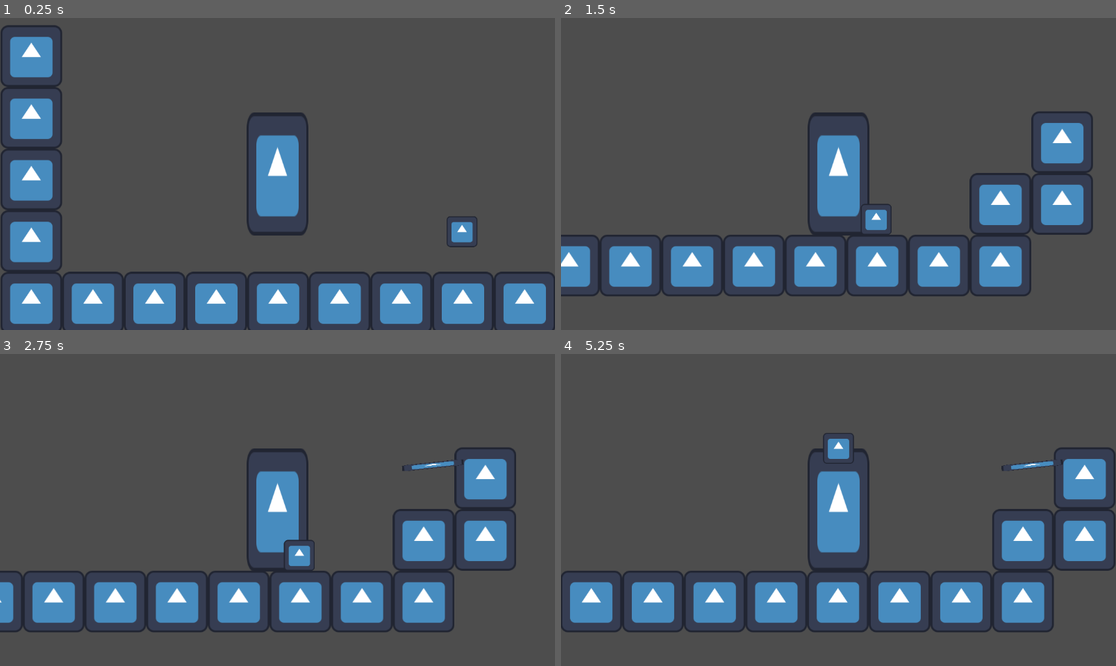
Above: before the commit, frames 1-4 (two rows, left to right).
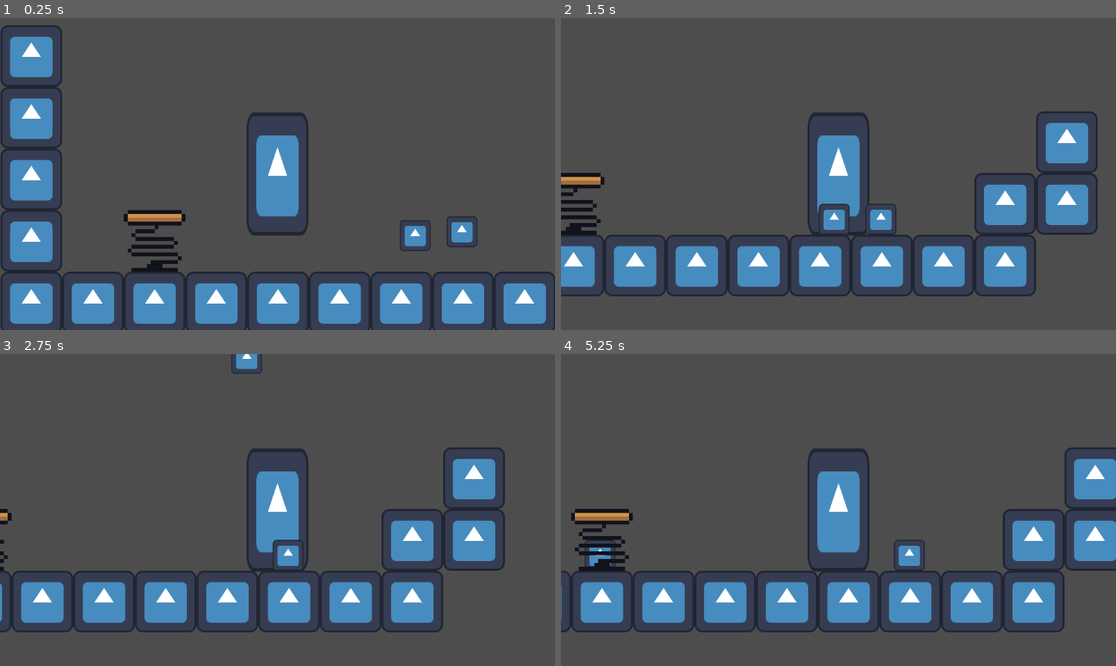
Above: after the commit, the same moments.

Repository: franmatijevic/GreekPlatformer
Game: Godot game, scene res://src/levels/generic_level.tscn
Two runs of this game, one before a commit and one after it. Both use one fixed random seed, a clock stepped at 60 frames per second and the inputs below. The engine's default icon, where the game draws it, is replaced by a stand-in: a white triangle on a blue panel in a dark square.
Inputs:
- Up to frame 1 (0.25 s): no input
- Up to frame 2 (1.5 s): hold D (right) from 0.53 s (still down); tap Q (drop_item) at 0.6 s; tap W (up) at 0.77, 1.07 s; tap E (pick_up_item) at 0.8, 1.35 s
- Up to frame 3 (2.75 s): tap W (up) at 1.52, 1.82 s; tap F (shoot) at 1.55, 2.1 s; release D (right) at 2.03 s; hold A (left) from 2.03 s (still down); tap Space (throw_item) at 2.3 s
- Up to frame 4 (5.25 s): release A (left) at 2.78 s; hold D (right) 2.78-4.28 s; tap Space (throw_item) at 2.85 s; tap W (up) at 3.02, 3.05, 3.32, 3.6, 3.77, 4.07, 4.52, 4.82 s; tap Q (drop_item) at 3.8, 4.35 s; hold A (left) 4.28-5.03 s; tap E (pick_up_item) at 4.55, 5.1 s; hold D (right) from 5.03 s (still down)

The runs differ from the first frame. In frame 1, 1.6% of the frame differs, in the area x 2-97%, y 10-92%; in frame 2, 7.6%; in frame 3, 9.8%; in frame 4, 11%, in the area x 0-100%, y 25-90%.

Commit message:
Added Spring
-throw, pick, drop prebacen u player skriptu
-jednostavan spring(za sada radi samo za playera, throwable ignorira)

Diff:
--- a/greekplatformer/project.godot
+++ b/greekplatformer/project.godot
@@ -62,3 +62,8 @@
 
 2d_physics/layer_1="player"
 2d_physics/layer_2="ground"
+2d_physics/layer_3="pickupable"
+
+[rendering]
+
+textures/canvas_textures/default_texture_filter=0
--- /dev/null
+++ b/greekplatformer/src/environment/spring.gd
@@ -0,0 +1,22 @@
+extends Area2D
+
+const max_force:float=800
+
+const charge:float=0.1
+
+var ticking:bool=false
+
+func _on_body_entered(body: Node2D) -> void:
+	if(ticking):
+		return
+	ticking=true
+
+	if(body.name=="Player"):
+		if(body.velocity.y>=0):
+			$Timer.start(charge)
+
+
+func _on_timer_timeout() -> void:
+	ticking=false
+	for i in get_overlapping_bodies():
+		i.velocity.y = -max_force
--- /dev/null
+++ b/greekplatformer/src/environment/spring.tscn
@@ -0,0 +1,26 @@
+[gd_scene load_steps=4 format=3 uid="uid://bahucl7180h7i"]
+
+[ext_resource type="Script" path="res://src/environment/spring.gd" id="1_gr1pd"]
+[ext_resource type="Texture2D" uid="uid://bhip6pjthrnj1" path="res://res/tempSpring.png" id="1_ud24a"]
+
+[sub_resource type="RectangleShape2D" id="RectangleShape2D_1epjg"]
+size = Vector2(125, 120)
+
+[node name="Spring" type="Area2D"]
+collision_layer = 0
+script = ExtResource("1_gr1pd")
+
+[node name="TempSpring" type="Sprite2D" parent="."]
+scale = Vector2(8, 8)
+texture = ExtResource("1_ud24a")
+
+[node name="CollisionShape2D" type="CollisionShape2D" parent="."]
+position = Vector2(0, 4)
+shape = SubResource("RectangleShape2D_1epjg")
+
+[node name="Timer" type="Timer" parent="."]
+process_mode = 1
+one_shot = true
+
+[connection signal="body_entered" from="." to="." method="_on_body_entered"]
+[connection signal="timeout" from="Timer" to="." method="_on_timer_timeout"]
--- a/greekplatformer/src/items/itemScripts/throwable.gd
+++ b/greekplatformer/src/items/itemScripts/throwable.gd
@@ -1,28 +1,41 @@
 extends RigidBody2D
+
+class_name Throwable
 
 var pickedUp:bool = false
 var throwForce:Vector2
-@onready var player = get_node("../Player")
+
+@export var picking_up_time:float=0.2
+@export var playerCanJump:bool=false
+
+var player = null#get_node("../Player")
 
 func _physics_process(_delta):
 	if pickedUp:
 		self.position = player.get_node("Marker2D").global_position
 
+func be_picked_up(charact:Character):
+	pickedUp = true
+	player = charact
 
-func _input(_event):
-	if Input.is_action_just_pressed("pick_up_item"):
-		var bodies = $Area2D.get_overlapping_bodies()
-		for body in bodies:
-			if body.name == "Player" and player.canPickUp == true:
-				pickedUp = true
-				player.canPickUp = false
+func be_thrown(force:Vector2):
+	pickedUp = false
+	linear_velocity = force
 
-	if Input.is_action_just_pressed("drop_item") and pickedUp == true:
-		linear_velocity = Vector2(0, -10)
-		pickedUp = false
-		player.canPickUp = true
-
-	if Input.is_action_just_pressed("throw_item") and pickedUp == true:
-		pickedUp = false
-		player.canPickUp = true
-		linear_velocity = throwForce
+#func _input(_event):
+	#if Input.is_action_just_pressed("pick_up_item") and 1==0:
+		#var bodies = $Area2D.get_overlapping_bodies()
+		#for body in bodies:
+			#if body.name == "Player" and player.canPickUp == true:
+				#pickedUp = true
+				#player.canPickUp = false
+#
+	#if Input.is_action_just_pressed("drop_item") and pickedUp == true and 1==0:
+		#linear_velocity = Vector2(0, -10)
+		#pickedUp = false
+		#player.canPickUp = true
+	#
+	#if Input.is_action_just_pressed("throw_item") and pickedUp == true and 1 == 0:
+		#pickedUp = false
+		#player.canPickUp = true
+		#linear_velocity = throwForce
--- a/greekplatformer/src/items/rock.tscn
+++ b/greekplatformer/src/items/rock.tscn
@@ -10,10 +10,11 @@
 size = Vector2(82, 76)
 
 [node name="RigidBody2D" type="RigidBody2D"]
-collision_layer = 3
-collision_mask = 0
+collision_layer = 4
+collision_mask = 2
 lock_rotation = true
 script = ExtResource("1_nq7h8")
+playerCanJump = true
 
 [node name="Sprite2D" type="Sprite2D" parent="."]
 scale = Vector2(0.5, 0.5)
@@ -26,6 +27,9 @@
 one_way_collision_margin = 0.0
 
 [node name="Area2D" type="Area2D" parent="."]
+collision_layer = 0
+monitoring = false
+monitorable = false
 
 [node name="CollisionShape2D" type="CollisionShape2D" parent="Area2D"]
 shape = SubResource("RectangleShape2D_af1kj")
--- a/greekplatformer/src/levels/generic_level.tscn
+++ b/greekplatformer/src/levels/generic_level.tscn
@@ -1,8 +1,9 @@
-[gd_scene load_steps=6 format=4 uid="uid://dj8amtyq3pmuk"]
+[gd_scene load_steps=7 format=4 uid="uid://dj8amtyq3pmuk"]
 
 [ext_resource type="Texture2D" uid="uid://dfe6s34tiobkl" path="res://icon.svg" id="1_w8uqh"]
 [ext_resource type="PackedScene" uid="uid://dpk0rlxpn4h88" path="res://src/player/player.tscn" id="2_u6sfn"]
 [ext_resource type="PackedScene" uid="uid://bajynjcw0ua61" path="res://src/items/rock.tscn" id="3_a875u"]
+[ext_resource type="PackedScene" uid="uid://bahucl7180h7i" path="res://src/environment/spring.tscn" id="4_g2mjx"]
 
 [sub_resource type="TileSetAtlasSource" id="TileSetAtlasSource_361e8"]
 texture = ExtResource("1_w8uqh")
@@ -28,7 +29,10 @@
 [node name="Rock" parent="." instance=ExtResource("3_a875u")]
 position = Vector2(62, -112)
 disable_mode = 2
-collision_layer = 1
-collision_mask = 2
 mass = 100.0
-lock_rotation = false
+
+[node name="RigidBody2D" parent="." instance=ExtResource("3_a875u")]
+position = Vector2(-35, -104)
+
+[node name="Spring" parent="." instance=ExtResource("4_g2mjx")]
+position = Vector2(-576, -64)
--- a/greekplatformer/src/player/player.gd
+++ b/greekplatformer/src/player/player.gd
@@ -4,6 +4,8 @@
 
 const jumpBufferTime:float=0.105
 const coyoteBufferTime:float=0.105
+
+const throw_force:Vector2 = Vector2(500, -700)
 
 var states:Dictionary={ }
 
@@ -15,6 +17,9 @@
 
 var facing_direction:bool=true #true desno, false lijevo
 
+var holding_object:Throwable=null
+
+
 func _ready():
 	for i in get_node("States").get_children():
 		states[i.name.to_lower()] = i
@@ -25,10 +30,8 @@
 	if(direction):
 		if(direction==-1):
 			facing_direction=false
-			get_node("../Rock").throwForce = Vector2(-500, -700)
 		elif(direction==1):
 			facing_direction=true
-			get_node("../Rock").throwForce = Vector2(500, -700)
 
 
 	if(coyoteBuffer>0):
@@ -47,7 +50,40 @@
 	if(current_state):
 		current_state.update_process(delta)
 
+func pick_up():
+	if(holding_object!=null):
+		return
+
+	var bodies = get_node("DetectPickup").get_overlapping_bodies()
+
+	if(bodies.size()==0):
+		return
+	var closest_object = bodies[0]
+
+	for i in bodies:
+		if(global_position.distance_to(closest_object.global_position)>global_position.distance_to(i.global_position)):
+			closest_object = i
+
+	holding_object = closest_object
+
+	set_state("PickUpState")
+
+func throw(throwing_force:Vector2):
+	if(holding_object==null):
+		return
+
+	var force:Vector2 = throwing_force
+
+	if(!facing_direction):
+		force.x = -force.x
+
+	holding_object.be_thrown(force)
+	holding_object = null
+
 func jump():
+	if(holding_object and !holding_object.playerCanJump):
+		return
+
 	if(is_on_floor()):
 		velocity.y = -JUMP_VELOCITY
 		coyoteBuffer=0
@@ -66,6 +102,8 @@
 		velocity.y=0
 
 func shoot():
+	if(holding_object):
+		return
 	set_state("ShootingState")
 
 func set_state(state:String):
--- a/greekplatformer/src/player/player.tscn
+++ b/greekplatformer/src/player/player.tscn
@@ -11,6 +11,9 @@
 
 [sub_resource type="RectangleShape2D" id="RectangleShape2D_prcv2"]
 size = Vector2(123, 20)
+
+[sub_resource type="RectangleShape2D" id="RectangleShape2D_3u68a"]
+size = Vector2(139, 168)
 
 [node name="Player" type="CharacterBody2D"]
 collision_mask = 2
@@ -62,5 +65,13 @@
 [node name="Marker2D" type="Marker2D" parent="."]
 position = Vector2(0, -128)
 
+[node name="DetectPickup" type="Area2D" parent="."]
+collision_layer = 0
+collision_mask = 4
+
+[node name="CollisionShape2D" type="CollisionShape2D" parent="DetectPickup"]
+position = Vector2(0, 42)
+shape = SubResource("RectangleShape2D_3u68a")
+
 [connection signal="body_entered" from="DetectFloor" to="." method="_on_detect_floor_body_entered"]
 [connection signal="body_exited" from="DetectFloor" to="." method="_on_detect_floor_body_exited"]
--- a/greekplatformer/src/player/playerStates/movementState.gd
+++ b/greekplatformer/src/player/playerStates/movementState.gd
@@ -13,3 +13,9 @@
 		player().stop_jump()
 	elif Input.is_action_just_released("shoot"):
 		player().shoot()
+	elif Input.is_action_just_pressed("pick_up_item"):
+		player().pick_up()
+	elif Input.is_action_just_pressed("drop_item"):
+		player().throw( Vector2(0, -10) )
+	elif Input.is_action_just_pressed("throw_item"):
+		player().throw(player().throw_force)
--- a/greekplatformer/src/player/playerStates/pickUpState.gd
+++ b/greekplatformer/src/player/playerStates/pickUpState.gd
@@ -1 +1,14 @@
 extends State
+
+var timer:float=0
+
+func enter():
+	timer = player().holding_object.picking_up_time
+
+func update_physics_process(delta:float):
+	if(timer>0):
+		timer =  timer - delta
+	else:
+		player().holding_object.be_picked_up(player())
+
+		player().set_state("MoveState")
Binary file added: greekplatformer/res/tempSpring.png
Not shown, added: greekplatformer/res/tempSpring.png.import
Not shown: 1 places in greekplatformer/src/player/player.tscn that only renumber resources
